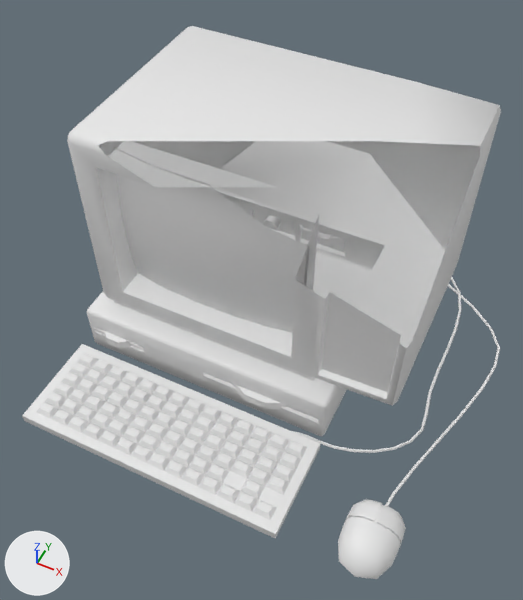
An edit to the FBX model Assets/Meshes/SM_PC_1.fbx, drawn before and after from the same camera.
The view is the same before and after, from a 50 mm camera at (1.317, -1.809, 2.635) aimed at (0.676, -0.528, 1.033). Lighting does not change. The marker at lower left points along +X, +Y and +Z. Everything nearer to the camera than a plane just in front of the edit is cut away. Where no turn or scale is listed for an object, it has been applied to the vertices.

Objects in the first picture: 'SM_PC_1'.
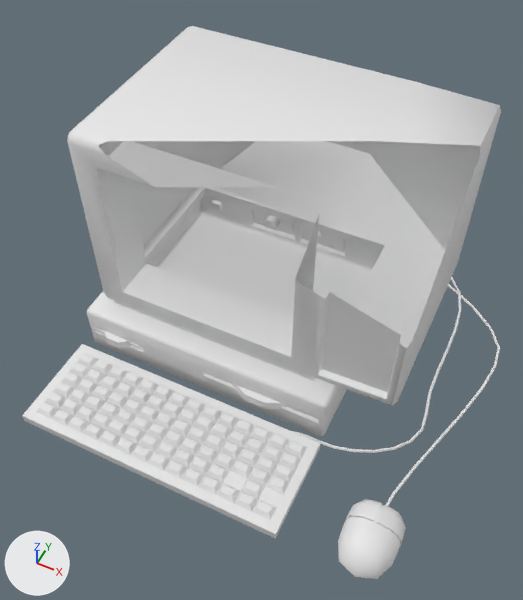
Changed parts and their boxes (x1, y1, x2, y2) in the pictures (523 x 600 px):
part 1 of me_cube_001, deleted: before (114, 147, 310, 332)
part 2 of me_cube_001, deleted: before (298, 224, 344, 240)
part 3 of me_cube_001, cut back: after (202, 195, 246, 209)

Edits to the bpy script that builds the scene:
```text
Change me_cube_001:
    used by ob_sm_pc_1; location = (0.652, -0.623, 1.094)
    remove me_cube_001.from_pydata(...)  # 1828 vertices, 1774 faces; spans x -0.3..0.71, y -0.58..0.73, z -0.96..0.67
    add me_cube_001.from_pydata(...)  # 1692 vertices, 1653 faces; spans x -0.3..0.71, y -0.58..0.73, z -0.96..0.67
    me_cube_001 part 1: the loose piece of 36 vertices spanning x -0.18..0.28, y -0.23..-0.19, z 0.22..0.61 is deleted
    me_cube_001 part 2: the loose piece of 24 vertices spanning x 0.04..0.19, y 0.26..0.3, z 0.09..0.11 is deleted
    me_cube_001 part 3
    58 vertices are removed from x -0.25..-0.03, y 0.29..0.34, z 0.05..0.07
    74 faces are deleted
    2 vertices move within x -0.22, y 0.29, z 0.05..0.07
    14 new faces join them
```
